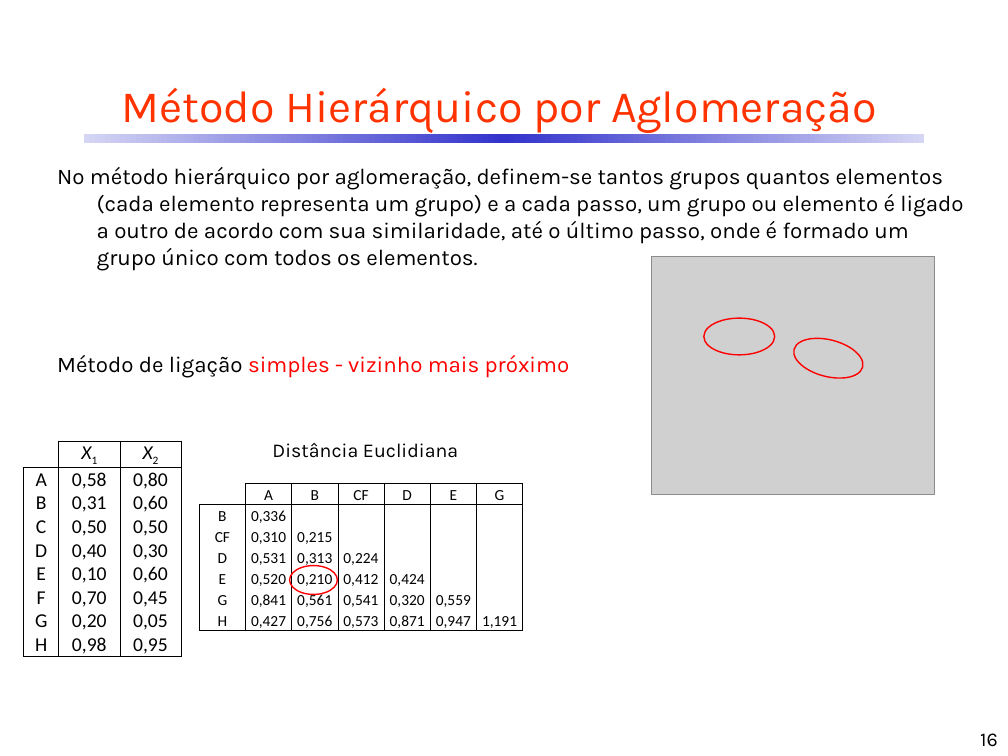
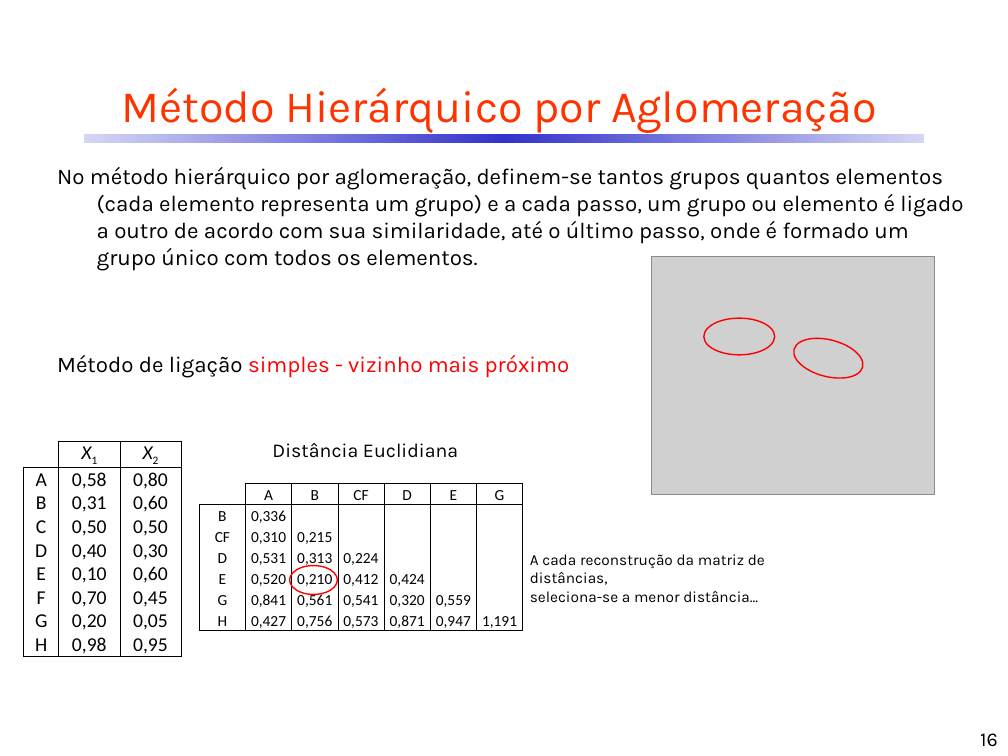
Before and after one commit to CDRenno/Estatistica, a slide deck: slide 16 of ppt/13AAgrup.pptx. Drawn at 1008x756 pixels with LibreOffice and Linux fonts; fonts in the diff are those of the drawing; grey boxes stand for pictures. Boxes give left, top, right and bottom in pixels: in the first picture for what was removed or moved away, otherwise in the second. Text is boxed around its words. In the diff, an @@ line names an element or a change of style, - is before the commit and + after.

```diff
--- a/ppt/13AAgrup.pptx
+++ b/ppt/13AAgrup.pptx
@@ text added at (530,554,765,602), 11 pt, text #000000 @@
+A cada reconstrução da matriz de distâncias,
+seleciona-se a menor distância...
```
Also in this commit, not shown: 17 other slides changed, 1 other file.
